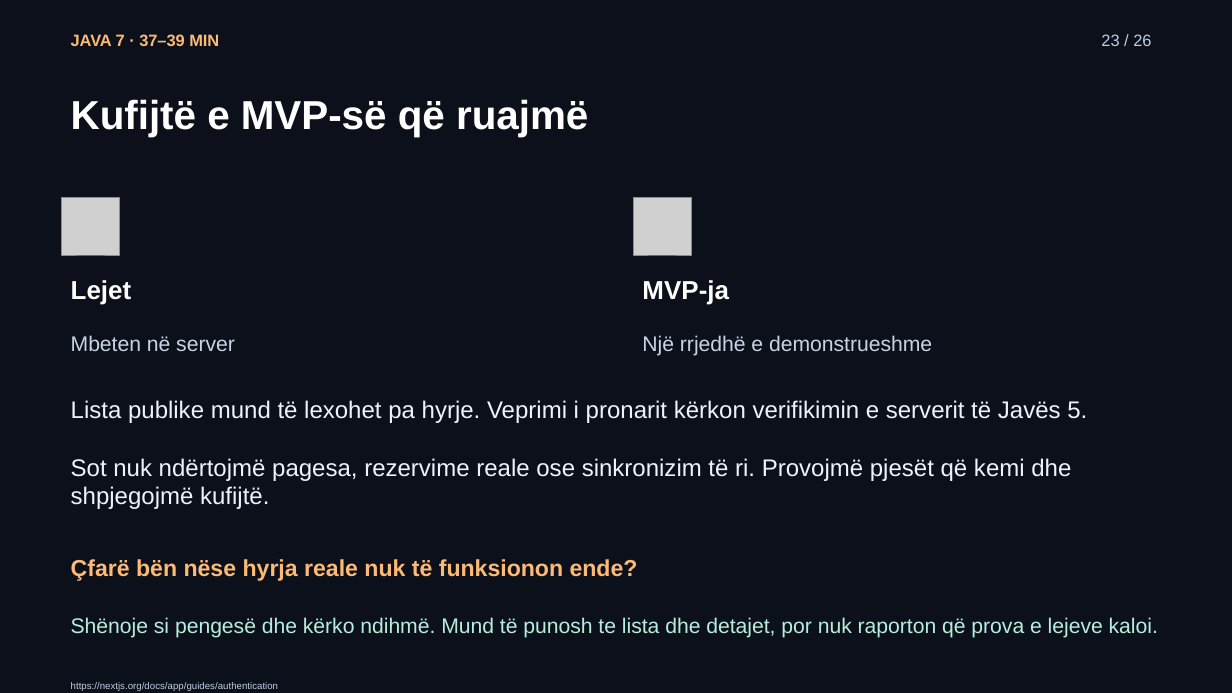
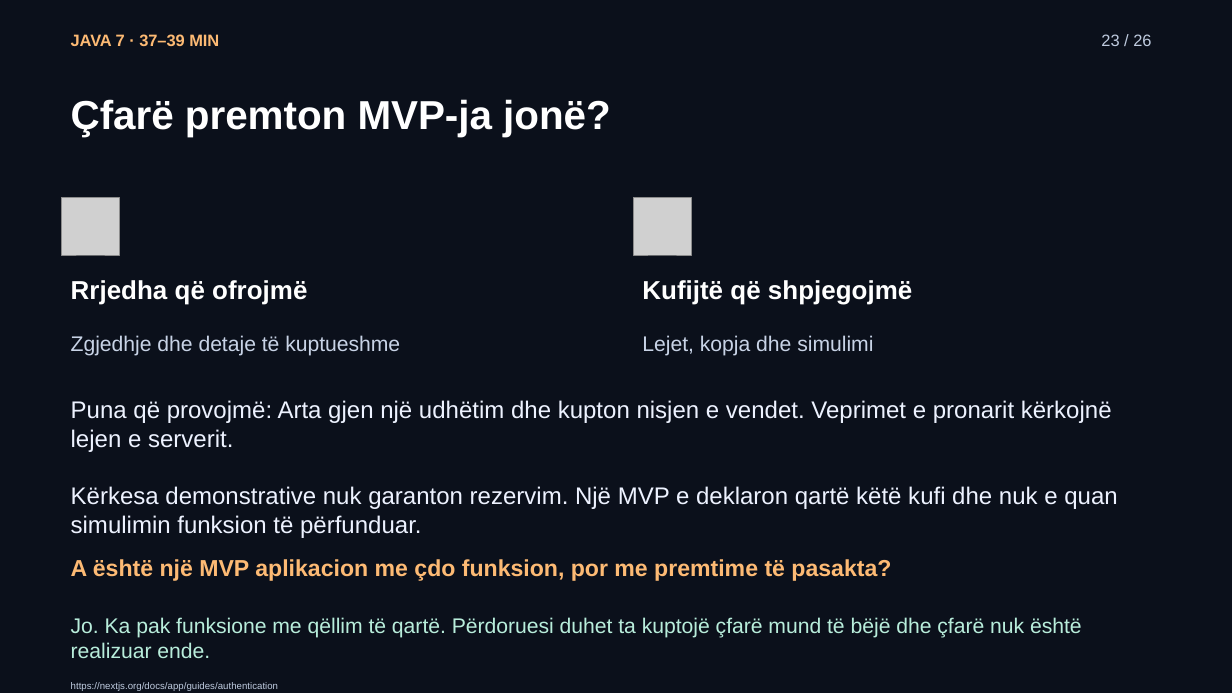
Before and after one commit to arbenl/arbenl.github.io, a slide deck: slide 23 of lendet/2026-2027/mobile/lectures/ligjerata-07-kontrolli-mvp-rideshare-2026.pptx. Drawn at 1232x693 pixels with LibreOffice and Linux fonts; fonts in the diff are those of the drawing; grey boxes stand for pictures. Boxes give left, top, right and bottom in pixels: in the first picture for what was removed or moved away, otherwise in the second. Text is boxed around its words. In the diff, an @@ line names an element or a change of style, - is before the commit and + after.

```diff
--- a/lendet/2026-2027/mobile/lectures/ligjerata-07-kontrolli-mvp-rideshare-2026.pptx
+++ b/lendet/2026-2027/mobile/lectures/ligjerata-07-kontrolli-mvp-rideshare-2026.pptx
@@ text at [71,99,611,137]: text changed @@
-Kufijtë e MVP-së që ruajmë
+Çfarë premton MVP-ja jonë?
@@ text at [71,280,307,305]: text changed @@
-Lejet
+Rrjedha që ofrojmë
@@ text at [642,280,912,305]: text changed @@
-MVP-ja
+Kufijtë që shpjegojmë
@@ text at [71,335,400,356]: text changed @@
-Mbeten në server
+Zgjedhje dhe detaje të kuptueshme
@@ text at [642,335,873,356]: text changed @@
-Një rrjedhë e demonstrueshme
+Lejet, kopja dhe simulimi
@@ text at [71,400,1117,538]: text changed @@
-Lista publike mund të lexohet pa hyrje. Veprimi i pronarit kërkon verifikimin e serverit të Javës 5.
-Sot nuk ndërtojmë pagesa, rezervime reale ose sinkronizim të ri. Provojmë pjesët që kemi dhe shpjegojmë kufijtë.
+Puna që provojmë: Arta gjen një udhëtim dhe kupton nisjen e vendet. Veprimet e pronarit kërkojnë lejen e serverit.
+Kërkesa demonstrative nuk garanton rezervim. Një MVP e deklaron qartë këtë kufi dhe nuk e quan simulimin funksion të përfunduar.
@@ text at [71,559,891,581]: text changed @@
-Çfarë bën nëse hyrja reale nuk të funksionon ende?
+A është një MVP aplikacion me çdo funksion, por me premtime të pasakta?
@@ text at [71,617,1082,658]: text changed @@
-Shënoje si pengesë dhe kërko ndihmë. Mund të punosh te lista dhe detajet, por nuk raporton që prova e lejeve kaloi.
+Jo. Ka pak funksione me qëllim të qartë. Përdoruesi duhet ta kuptojë çfarë mund të bëjë dhe çfarë nuk është realizuar ende.
```
Also in this commit, not shown: 7 other slides changed, 5 slides added, 5 slides removed, 9 other files.
